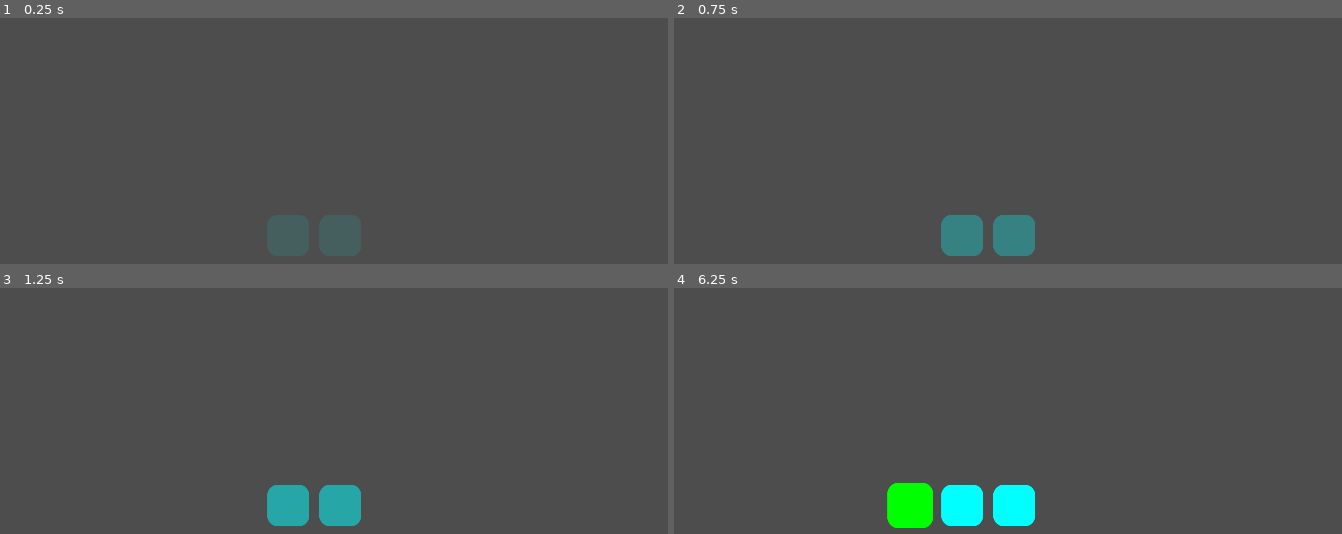
Above: before the commit, frames 1-4 (two rows, left to right).
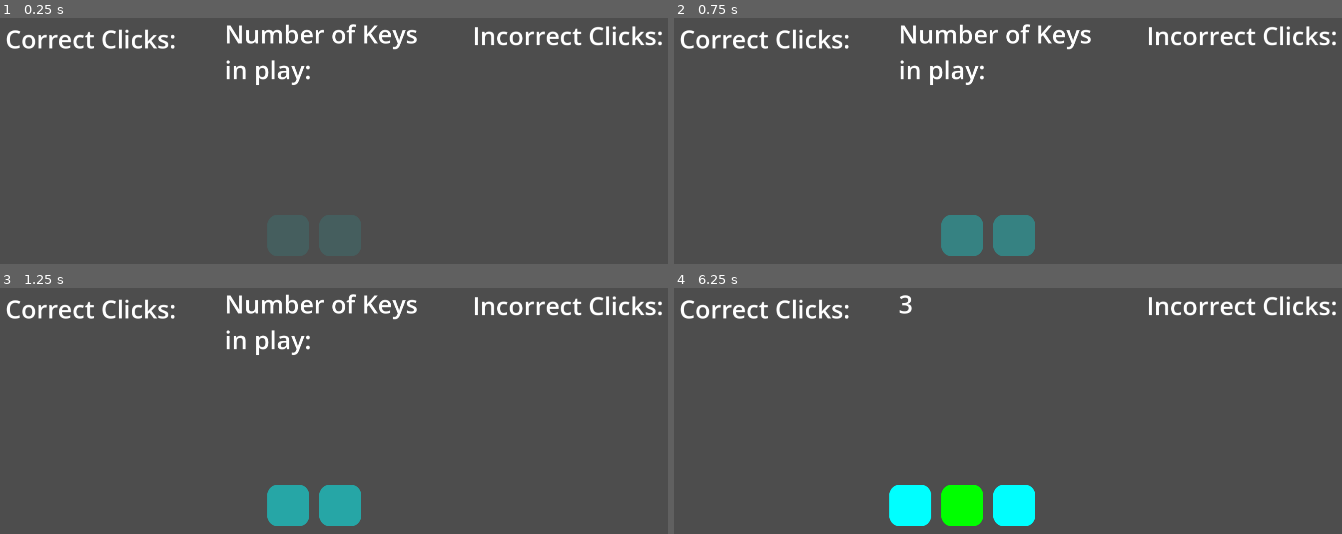
Above: after the commit, the same moments.

Repository: hedgemandan/2025-InfinityJam
Game: Godot game, scene res://Scenes/main_scene.tscn
The game is run twice, just before and just after one commit, with the same random seed, the same clock (stepped at 60 frames per second) and the same inputs.
Inputs:
- Up to frame 1 (0.25 s): no input
- Up to frame 2 (0.75 s): tap Enter at 0.5 s
- Up to frame 3 (1.25 s): no input
- Up to frame 4 (6.25 s): tap Space at 2.75, 4.25, 5.75 s; tap Enter at 3.5, 5 s

The runs differ from the first frame. In frame 1, 2.8% of the frame differs, in the area x 0-100%, y 2-28%; in frame 2, 2.8%; in frame 3, 2.8%; in frame 4, 3.9%, in the area x 0-100%, y 2-98%.

Commit message:
Bunch of Godot Project Update
got counters in, top left is correct clicks, top middle is keys showing and top right is incorrect clicks (for now)
I also have a click sound for when you get it right and a bleepbleoopbleopp noise if you fuck it up
made it so the first two buttons are now included in the game play
bugs still extant: occasional perma-greening of buttons, strange ASCII character buttons not working
should be quite easy to manually tweak the rate at which buttons go green, including if we want to do doubles and triples

Diff:
--- a/2_Project/RhythmQWERTY/Scenes/PopupMenu.tscn
+++ b/2_Project/RhythmQWERTY/Scenes/PopupMenu.tscn
@@ -1,4 +1,7 @@
-[gd_scene format=3 uid="uid://mcqvkfrekp01"]
+[gd_scene load_steps=3 format=3 uid="uid://mcqvkfrekp01"]
+
+[ext_resource type="Script" uid="uid://dgdc47gfy1j4x" path="res://Scripts/popup_menu.gd" id="1_fvsca"]
+[ext_resource type="Texture2D" uid="uid://dse73lylu51jw" path="res://Assets/Menu.png" id="1_nuqpv"]
 
 [node name="PopupMenu" type="Control"]
 layout_mode = 3
@@ -7,6 +10,7 @@
 anchor_bottom = 1.0
 grow_horizontal = 2
 grow_vertical = 2
+script = ExtResource("1_fvsca")
 
 [node name="TextureRect" type="TextureRect" parent="."]
 layout_mode = 1
@@ -21,27 +25,105 @@
 offset_bottom = 400.0
 grow_horizontal = 2
 grow_vertical = 2
+texture = ExtResource("1_nuqpv")
 
-[node name="VBoxContainer" type="VBoxContainer" parent="TextureRect"]
-layout_mode = 1
-anchors_preset = 8
-anchor_left = 0.5
-anchor_top = 0.5
-anchor_right = 0.5
-anchor_bottom = 0.5
-offset_left = -150.0
-offset_top = -302.0
-offset_right = 150.0
-offset_bottom = 302.0
-grow_horizontal = 2
-grow_vertical = 2
-
-[node name="Button" type="Button" parent="TextureRect/VBoxContainer"]
-custom_minimum_size = Vector2(300, 300)
+[node name="VolButton1" type="Button" parent="TextureRect"]
+custom_minimum_size = Vector2(10, 10)
 layout_mode = 2
+offset_left = 347.0
+offset_top = 490.0
+offset_right = 448.0
+offset_bottom = 590.0
 size_flags_vertical = 3
 
-[node name="Button2" type="Button" parent="TextureRect/VBoxContainer"]
-custom_minimum_size = Vector2(300, 300)
+[node name="VolButton2" type="Button" parent="TextureRect"]
+custom_minimum_size = Vector2(10, 10)
+layout_mode = 0
+offset_left = 472.0
+offset_top = 490.0
+offset_right = 573.0
+offset_bottom = 590.0
+size_flags_vertical = 3
+
+[node name="VolButton3" type="Button" parent="TextureRect"]
+custom_minimum_size = Vector2(10, 10)
+layout_mode = 0
+offset_left = 597.0
+offset_top = 490.0
+offset_right = 698.0
+offset_bottom = 590.0
+size_flags_vertical = 3
+
+[node name="VolButton4" type="Button" parent="TextureRect"]
+custom_minimum_size = Vector2(10, 10)
+layout_mode = 0
+offset_left = 722.0
+offset_top = 490.0
+offset_right = 823.0
+offset_bottom = 590.0
+size_flags_vertical = 3
+
+[node name="VolButton5" type="Button" parent="TextureRect"]
+custom_minimum_size = Vector2(10, 10)
+layout_mode = 0
+offset_left = 847.0
+offset_top = 490.0
+offset_right = 948.0
+offset_bottom = 590.0
+size_flags_vertical = 3
+
+[node name="VolButton6" type="Button" parent="TextureRect"]
+custom_minimum_size = Vector2(10, 10)
+layout_mode = 0
+offset_left = 972.0
+offset_top = 490.0
+offset_right = 1073.0
+offset_bottom = 590.0
+size_flags_vertical = 3
+
+[node name="VolButton7" type="Button" parent="TextureRect"]
+custom_minimum_size = Vector2(10, 10)
+layout_mode = 0
+offset_left = 1097.0
+offset_top = 490.0
+offset_right = 1198.0
+offset_bottom = 590.0
+size_flags_vertical = 3
+
+[node name="VolButton8" type="Button" parent="TextureRect"]
+custom_minimum_size = Vector2(10, 10)
+layout_mode = 0
+offset_left = 1222.0
+offset_top = 490.0
+offset_right = 1323.0
+offset_bottom = 590.0
+size_flags_vertical = 3
+
+[node name="VolButton9" type="Button" parent="TextureRect"]
+custom_minimum_size = Vector2(10, 10)
+layout_mode = 0
+offset_left = 1347.0
+offset_top = 490.0
+offset_right = 1448.0
+offset_bottom = 590.0
+size_flags_vertical = 3
+
+[node name="VolMute" type="Button" parent="TextureRect"]
+custom_minimum_size = Vector2(10, 10)
+layout_mode = 0
+offset_left = 1472.0
+offset_top = 490.0
+offset_right = 1573.0
+offset_bottom = 590.0
+size_flags_vertical = 3
+
+[node name="Continue" type="Button" parent="TextureRect"]
+custom_minimum_size = Vector2(10, 10)
 layout_mode = 2
+offset_left = 597.0
+offset_top = 740.0
+offset_right = 1323.0
+offset_bottom = 840.0
 size_flags_vertical = 3
+
+[connection signal="pressed" from="TextureRect/Continue" to="." method="_on_continue_pressed"]
--- a/2_Project/RhythmQWERTY/Scenes/button.tscn
+++ b/2_Project/RhythmQWERTY/Scenes/button.tscn
@@ -1,6 +1,6 @@
 [gd_scene load_steps=5 format=3 uid="uid://bq7kgpf0ql76u"]
 
-[ext_resource type="Script" uid="uid://dclswfcwv33jp" path="res://Scenes/button.gd" id="1_0kpiu"]
+[ext_resource type="Script" uid="uid://dclswfcwv33jp" path="res://Scripts/button.gd" id="1_0kpiu"]
 [ext_resource type="Texture2D" uid="uid://b7kjhjb0kw7kd" path="res://Assets/Button_V01.png" id="1_1cmwl"]
 [ext_resource type="Texture2D" uid="uid://b6odm12fdaltl" path="res://Assets/Button_Hollow_V01.png" id="2_smycg"]
 
--- a/2_Project/RhythmQWERTY/Scenes/main_scene.tscn
+++ b/2_Project/RhythmQWERTY/Scenes/main_scene.tscn
@@ -1,8 +1,10 @@
-[gd_scene load_steps=4 format=3 uid="uid://bda0noe43wn4p"]
+[gd_scene load_steps=6 format=3 uid="uid://bda0noe43wn4p"]
 
 [ext_resource type="Script" uid="uid://b1pqb7xeucsme" path="res://Scripts/main_scene.gd" id="1_6l7je"]
 [ext_resource type="PackedScene" uid="uid://bq7kgpf0ql76u" path="res://Scenes/button.tscn" id="1_52fb6"]
 [ext_resource type="Texture2D" uid="uid://dyka72tgw6312" path="res://Assets/Layout_V01.png" id="2_jv6wh"]
+[ext_resource type="AudioStream" uid="uid://bw63vh12udvfu" path="res://Assets/SFX/chips-collide-2.ogg" id="4_x6ack"]
+[ext_resource type="AudioStream" uid="uid://cjxx3k783m1mp" path="res://Assets/SFX/powerDown_000.ogg" id="5_iacmt"]
 
 [node name="MainScene" type="Node2D"]
 script = ExtResource("1_6l7je")
@@ -213,3 +215,34 @@
 [node name="Button49" parent="." instance=ExtResource("1_52fb6")]
 visible = false
 position = Vector2(1760, 470)
+
+[node name="SFXCorrectPress" type="AudioStreamPlayer2D" parent="."]
+stream = ExtResource("4_x6ack")
+
+[node name="SFXIncorrectPress" type="AudioStreamPlayer2D" parent="."]
+stream = ExtResource("5_iacmt")
+
+[node name="Correct Clicks" type="Label" parent="."]
+offset_left = 205.0
+offset_top = 25.0
+offset_right = 616.0
+offset_bottom = 109.0
+theme_override_font_sizes/font_size = 60
+text = "Correct Clicks:"
+
+[node name="Incorrect Clicks" type="Label" parent="."]
+offset_left = 1328.0
+offset_top = 17.0
+offset_right = 1787.0
+offset_bottom = 101.0
+theme_override_font_sizes/font_size = 60
+text = "Incorrect Clicks:"
+
+[node name="Keys Unlocked" type="Label" parent="."]
+offset_left = 732.0
+offset_top = 13.0
+offset_right = 1196.0
+offset_bottom = 182.0
+theme_override_font_sizes/font_size = 60
+text = "Number of Keys
+in play:"
--- a/2_Project/RhythmQWERTY/Scripts/global.gd
+++ b/2_Project/RhythmQWERTY/Scripts/global.gd
@@ -2,3 +2,6 @@
 
 var gamestep = 0
 var numberoffbuttonsvisible = 0
+var clickablebuttons = []
+var correcthits = 0
+var incorrecthits = 0
--- a/2_Project/RhythmQWERTY/Scripts/main_scene.gd
+++ b/2_Project/RhythmQWERTY/Scripts/main_scene.gd
@@ -6,8 +6,15 @@
 #var unpacked_instance = button.instantiate()
 var button_instance = null
 @onready var marker = $Marker2D
-@onready var button_array = [$Button3, $Button4, $Button5, $Button6, $Button …(462 unchanged characters)…
+@onready var button_array = [$Button, $Button2, $Button3, $Button4, $Button5, $Button6, $Button …(462 unchanged characters)…
 var bufferOGcolour
+@onready var SFXCorrectPress = $SFXCorrectPress
+@onready var SFXIncorrectPress = $SFXIncorrectPress
+
+@onready var correct_clicks = $"Correct Clicks"
+@onready var incorrect_clicks = $"Incorrect Clicks"
+@onready var keys_unlocked = $"Keys Unlocked"
+
 
 var buttons_data = {
 	"Button":		{"Letter":"H","Row":3,"Column":7},#
@@ -85,6 +92,15 @@
 			if button_node.visible:
 				button_node.scale = Vector2(1, 1)
 				button_node.modulate = bufferOGcolour
+				if button_node in global.clickablebuttons:
+					SFXCorrectPress.play()
+					global.clickablebuttons.erase(button_node)
+					global.correcthits += 1
+					correct_clicks.text = str(global.correcthits)
+				else:
+					SFXIncorrectPress.play()
+					global.incorrecthits += 1
+					incorrect_clicks.text = str(global.incorrecthits)
 			else:
 				pass
 
@@ -112,11 +128,14 @@
 	timer.start()
 
 func _on_timer_timeout():
-	button_array[global.gamestep].show()
+	button_array[global.gamestep + 2].show()
 	global.numberoffbuttonsvisible += 1
+	keys_unlocked.text = str(global.numberoffbuttonsvisible + 2)
+
 	if global.gamestep >= 46:
 		pass
-	else: global.gamestep += 1
+	else:
+		global.gamestep += 1
 
 
 func start_timer2():
@@ -129,6 +148,7 @@
 
 func _on_timer_timeout2():
 	var random_node = button_array[randi_range(0, global.numberoffbuttonsvisible -1)]
-	random_node.scale = Vector2(1.1, 1.1)
+	random_node.scale = Vector2(1, 1)
+	global.clickablebuttons.append(random_node)
 	bufferOGcolour = random_node.modulate
 	random_node.modulate = Color(1,1,0,1)
--- /dev/null
+++ b/2_Project/RhythmQWERTY/Scripts/popup_menu.gd
@@ -0,0 +1,6 @@
+extends Control
+
+
+func _on_continue_pressed():
+	global.gamestep = 0
+	global.numberoffbuttonsvisible = 0
Binary file added: 2_Project/RhythmQWERTY/Assets/Enter_V01.png
Not shown, added: 2_Project/RhythmQWERTY/Assets/Enter_V01.png.import
Binary file added: 2_Project/RhythmQWERTY/Assets/Menu.png
Not shown, added: 2_Project/RhythmQWERTY/Assets/Menu.png.import
Not shown, added: 2_Project/RhythmQWERTY/Assets/SFX/624923__theplax__single-camera-click-with-flash.wav.import
Not shown, added: 2_Project/RhythmQWERTY/Assets/SFX/chips-collide-2.ogg.import
Not shown, added: 2_Project/RhythmQWERTY/Assets/SFX/fall_000.ogg.import
Not shown, added: 2_Project/RhythmQWERTY/Assets/SFX/laserSmall_000.ogg.import
Not shown, added: 2_Project/RhythmQWERTY/Assets/SFX/laserSmall_001.ogg.import
Not shown, added: 2_Project/RhythmQWERTY/Assets/SFX/laserSmall_002.ogg.import
Not shown, added: 2_Project/RhythmQWERTY/Assets/SFX/laserSmall_003.ogg.import
Not shown, added: 2_Project/RhythmQWERTY/Assets/SFX/laserSmall_004.ogg.import
(and 36 more such lines)
